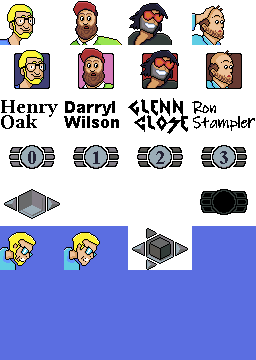
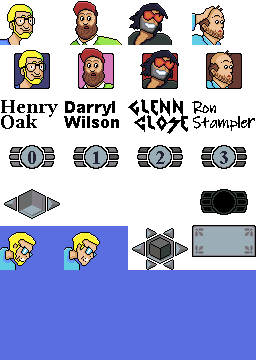
Layer changes from the first 256 x 360 image to the second:
painted on "icons" over [147,225,256,270]
